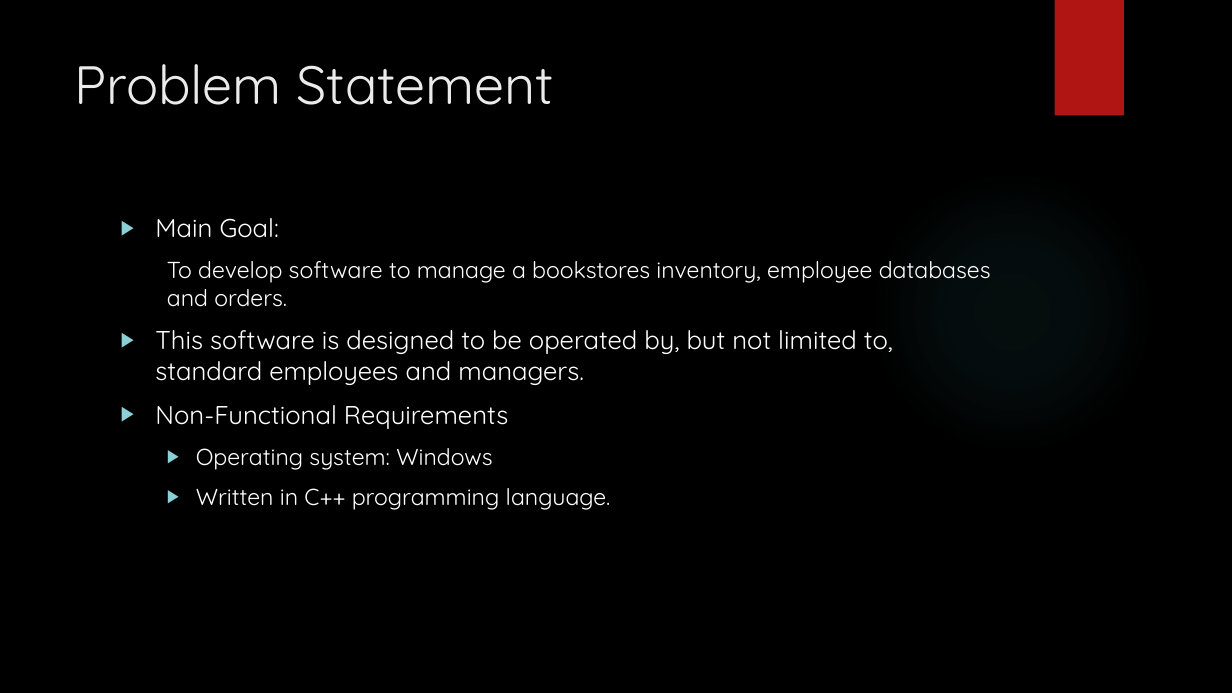
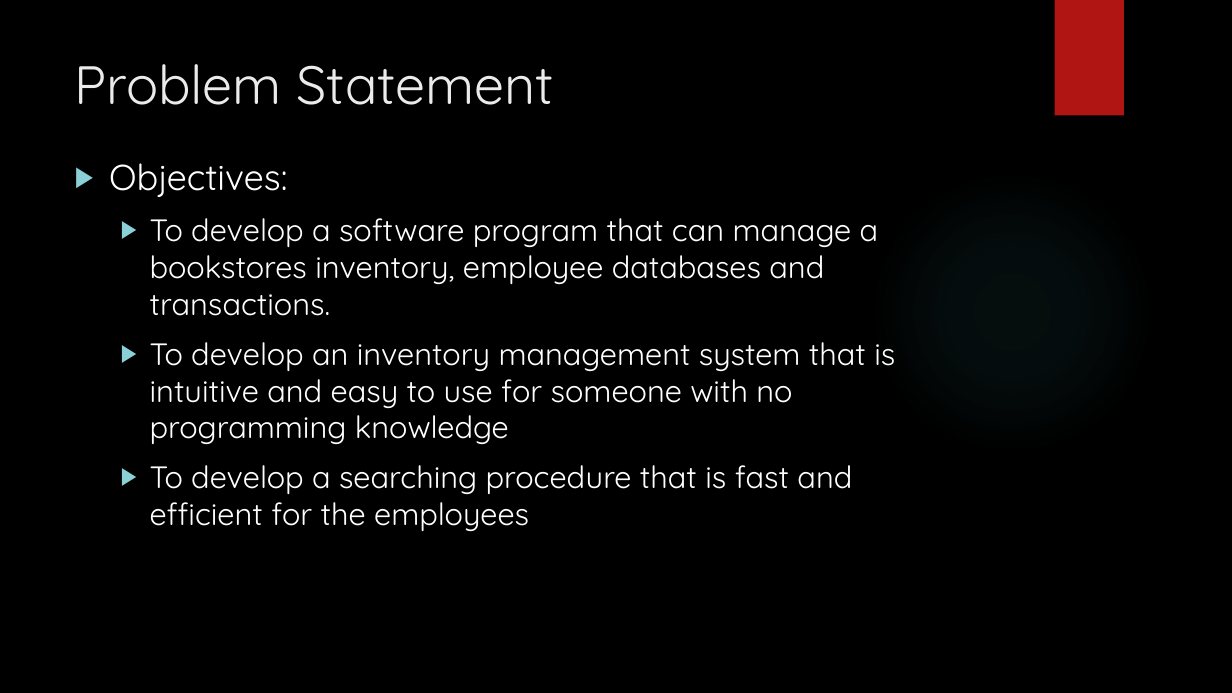
Before and after one commit to Timothy-W/BookStoreApp, a slide deck: slide 2 of BookStoreApp Presentation.pptx (slide 7 before the commit). Drawn at 1232x693 pixels with LibreOffice and Linux fonts; fonts in the diff are those of the drawing; background and template pictures are left out. Boxes give left, top, right and bottom in pixels: in the first picture for what was removed or moved away, otherwise in the second. Text is boxed around its words. In the diff, an @@ line names an element or a change of style, - is before the commit and + after.

```diff
--- a/BookStoreApp Presentation.pptx
+++ b/BookStoreApp Presentation.pptx
@@ text at <box>109,163,895,531</box>: text changed; size 18 to 24 pt @@
-▶ Main Goal:
-  To develop software to manage a bookstores inventory, employee databases and orders.
-▶ This software is designed to be operated by, but not limited to, standard employees and managers.
-▶ Non-Functional Requirements
-  ▶ Operating system: Windows
-  ▶ Written in C++ programming language.
+▶ Objectives:
+  ▶ To develop a software program that can manage a bookstores inventory, employee databases and transactions.
+  ▶ To develop an inventory management system that is intuitive and easy to use for someone with no programming knowledge
+  ▶ To develop a searching procedure that is fast and efficient for the employees
```
Also in this commit, not shown: 4 other slides changed, 2 slides added, 2 slides removed.
